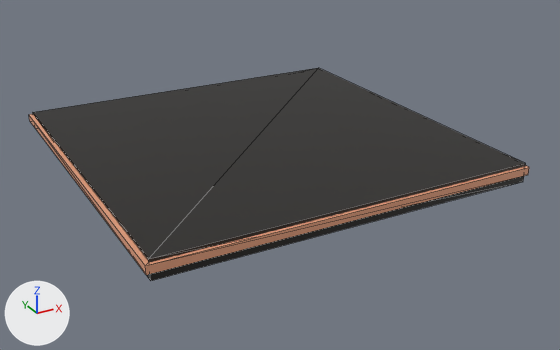
What one commit did to the glTF model public/models/chess-board.glb.
Before and after are seen from a camera (50 mm lens) standing at (-9.32, -18.24, 7.75) and looking at (0.38, -0.61, -1.06). The axes (+X, +Y, +Z) are drawn at lower left. The lights are the same throughout. Mesh edges are drawn as thin lines. Where no turn or scale is listed for an object, it has been applied to the vertices.

The older version as bpy lines, for what is in view:
```python
me_cube_003 = bpy.data.meshes.new('Cube.003')
me_cube_003.from_pydata(...)  # a box spanning x -5.19..5.19, y -5.19..5.19, z -0.11..0.11
me_cube_003.materials.append(mat_material_003)  # beige #e7a280
me_cube_004 = bpy.data.meshes.new('Cube.004')
me_cube_004.from_pydata(...)  # a box spanning x -5.1..5.1, y -5.1..5.1, z -0.43..0.09
me_cube_004.materials.append(mat_material_004)  # black #201d1a
ob_cube = bpy.data.objects.new('Cube', me_cube_004)
ob_cube.location = (0.03, 0.0, -0.1)
ob_cube_001 = bpy.data.objects.new('Cube.001', me_cube_003)
ob_cube_001.location = (0.0, 0.0, -0.21)
```
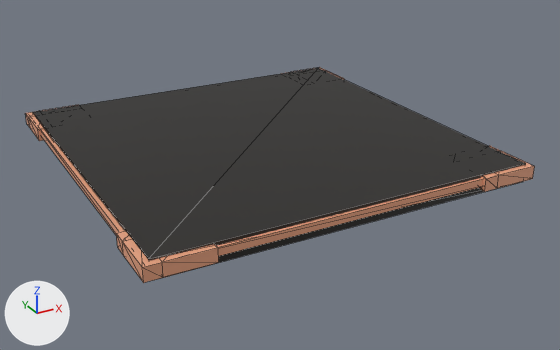
Edits to the bpy script that builds the scene:
```text
Add mat_material_005:
    mat_material_005 = principled_material('Material.005')
    mat_material_005.base_color = (0.799, 0.361, 0.216)  # beige #e7a280
Add me_cube_008:
    me_cube_008.from_pydata(...)  # 18 vertices, 32 faces; spans x -0.62..1.02, y -1.02..0.62, z -0.23..0.12
    me_cube_008.materials.append(mat_material_005)  # beige #e7a280
Add ob_cube_004:
    ob_cube_004 = bpy.data.objects.new('Cube.004', me_cube_008)
    ob_cube_004.location = (-4.65, 4.64, -0.18)
Add ob_cube_002:
    ob_cube_002 = bpy.data.objects.new('Cube.002', me_cube_008.copy())
    ob_cube_002.location = (4.25, -4.26, -0.18)
Add ob_cube_005:
    ob_cube_005 = bpy.data.objects.new('Cube.005', me_cube_008.copy())
    ob_cube_005.location = (-4.66, -4.26, -0.18)
```

Where the change shows, as pixel boxes [x1, y1, x2, y2] in the pictures (560 x 350 px):
'Cube.005', added
    after: [116, 231, 219, 283]
'Cube.002', added
    after: [480, 146, 535, 192]
'Cube.004', added
    after: [26, 105, 76, 141]
